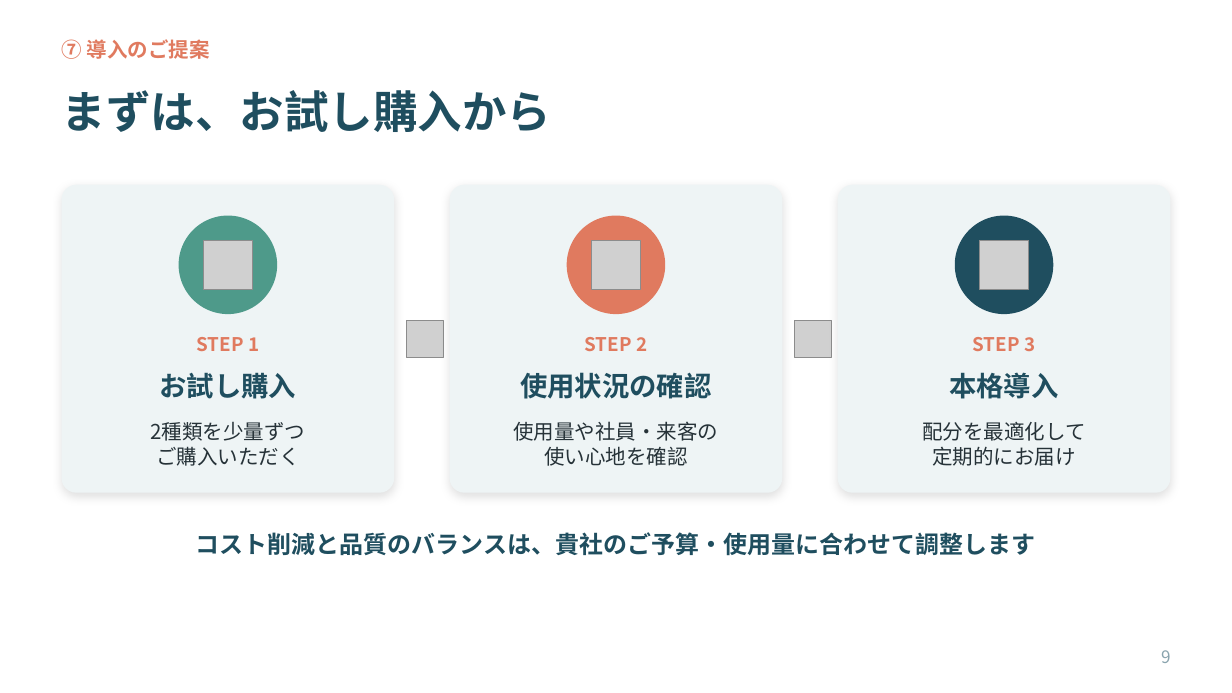
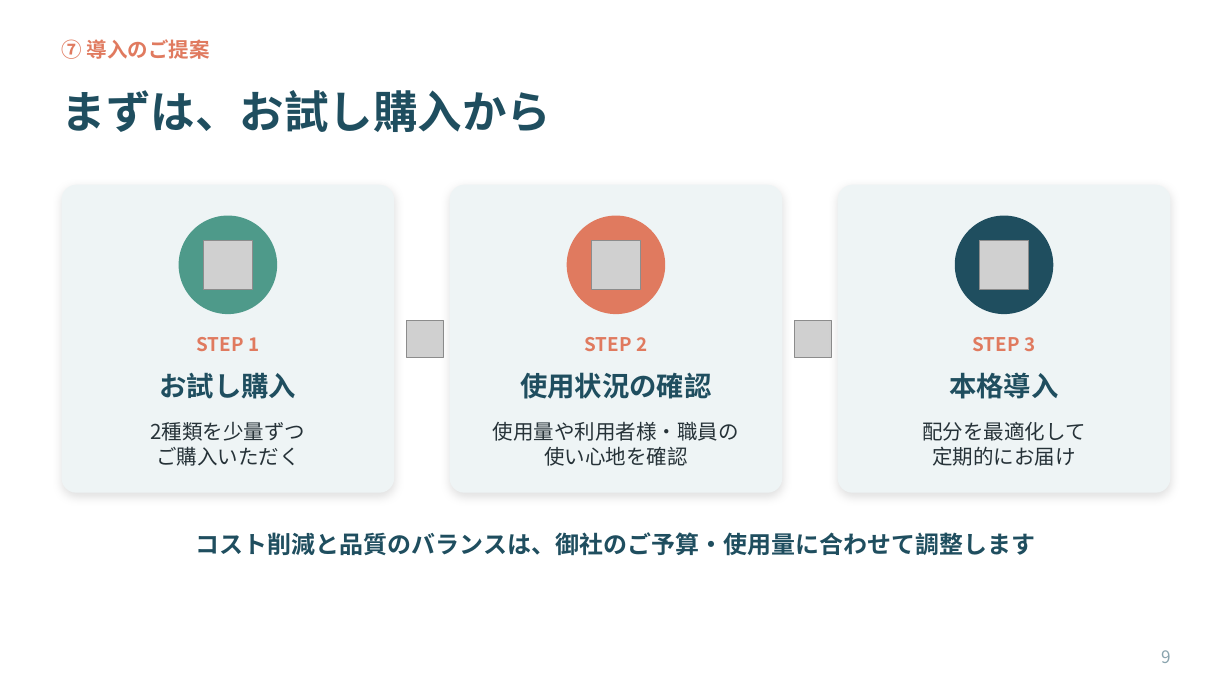
Before and after one commit to ha19870907-a11y/turbo-disco, a slide deck: slide 9 of tissue_sales_roleplay.pptx. Drawn at 1232x693 pixels with LibreOffice and Linux fonts; fonts in the diff are those of the drawing; grey boxes stand for pictures. Boxes give left, top, right and bottom in pixels: in the first picture for what was removed or moved away, otherwise in the second. Text is boxed around its words. In the diff, an @@ line names an element or a change of style, - is before the commit and + after.

```diff
--- a/tissue_sales_roleplay.pptx
+++ b/tissue_sales_roleplay.pptx
@@ text at bbox=[493, 421, 739, 441]: text changed @@
-使用量や社員・来客の
+使用量や利用者様・職員の
@@ text at bbox=[196, 532, 1035, 556]: text changed @@
-コスト削減と品質のバランスは、貴社のご予算・使用量に合わせて調整します
+コスト削減と品質のバランスは、御社のご予算・使用量に合わせて調整します
```
Also in this commit, not shown: 9 other slides changed.
